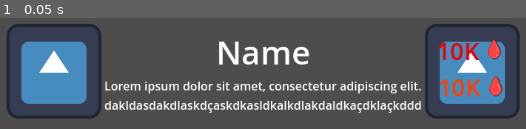
Above: before the commit, frame 1.
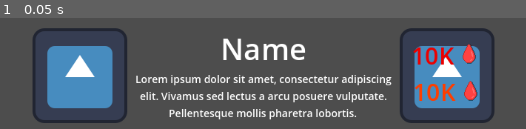
Above: after the commit, the same moment.

Repository: Hollow-Head/Hemo-Plus
Game: Godot game, scene res://scenes/upgrade_item.tscn
Same seed, same stepped clock (60 frames per second), same inputs: the game is played once before the commit and once after it. This scene is started directly instead of the project's main scene. The engine's default icon, where the game draws it, is replaced by a stand-in: a white triangle on a blue panel in a dark square.
Inputs:
- Up to frame 1 (0.05 s): no input

The runs differ from the first frame. In frame 1, 34% of the frame differs, in the area x 1-99%, y 5-95%.

Commit message:
Update upgrade_item.tscn

Diff:
--- a/scenes/upgrade_item.tscn
+++ b/scenes/upgrade_item.tscn
@@ -6,14 +6,16 @@
 
 [node name="UpgradeItem" type="VBoxContainer"]
 custom_minimum_size = Vector2(720, 180)
-offset_right = 720.0
-offset_bottom = 180.0
-size_flags_horizontal = 4
-size_flags_vertical = 4
+anchors_preset = -1
+anchor_right = 1.0
+anchor_bottom = 0.167
+offset_bottom = -12.36
+grow_horizontal = 2
 script = ExtResource("1_d0fq3")
 
 [node name="MarginContainer" type="MarginContainer" parent="."]
 layout_mode = 2
+size_flags_vertical = 3
 theme_override_constants/margin_left = 10
 theme_override_constants/margin_top = 20
 theme_override_constants/margin_right = 10
@@ -31,29 +33,27 @@
 texture = ExtResource("1_raii7")
 stretch_mode = 2
 
-[node name="CenterContainer" type="CenterContainer" parent="MarginContainer/HBoxContainer"]
+[node name="VBoxContainer" type="VBoxContainer" parent="MarginContainer/HBoxContainer"]
 layout_mode = 2
-size_flags_horizontal = 8
-size_flags_vertical = 4
+size_flags_horizontal = 3
+theme_override_constants/separation = -10
 
-[node name="VBoxContainer" type="VBoxContainer" parent="MarginContainer/HBoxContainer/CenterContainer"]
+[node name="Name" type="Label" parent="MarginContainer/HBoxContainer/VBoxContainer"]
 layout_mode = 2
 size_flags_horizontal = 4
-size_flags_vertical = 4
+size_flags_vertical = 3
+theme_override_font_sizes/font_size = 40
+text = "Name"
+horizontal_alignment = 1
 
-[node name="Name" type="Label" parent="MarginContainer/HBoxContainer/CenterContainer/VBoxContainer"]
+[node name="Description" type="Label" parent="MarginContainer/HBoxContainer/VBoxContainer"]
+custom_minimum_size = Vector2(360, 50)
 layout_mode = 2
-size_flags_horizontal = 4
-size_flags_vertical = 0
-theme_override_font_sizes/font_size = 44
-text = "Name"
-
-[node name="Description" type="Label" parent="MarginContainer/HBoxContainer/CenterContainer/VBoxContainer"]
-layout_mode = 2
-size_flags_horizontal = 4
-text = "Lorem ipsum dolor sit amet, consectetur adipiscing elit.
-dakldasdakdlaskdçaskdkasldkalkdlakdaldkaçdklaçkddd"
-vertical_alignment = 1
+size_flags_vertical = 3
+theme_override_font_sizes/font_size = 14
+text = "Lorem ipsum dolor sit amet, consectetur adipiscing elit. Vivamus sed lectus a arcu posuere vulputate. Pellentesque mollis pharetra lobortis."
+horizontal_alignment = 1
+autowrap_mode = 3
 
 [node name="BuyButton" type="TextureButton" parent="MarginContainer/HBoxContainer"]
 layout_direction = 2
@@ -70,9 +70,9 @@
 anchor_top = 0.5
 anchor_right = 0.5
 anchor_bottom = 0.5
-offset_left = -46.0
+offset_left = -48.0
 offset_top = -50.0
-offset_right = 46.0
+offset_right = 48.0
 offset_bottom = 50.0
 grow_horizontal = 2
 grow_vertical = 2
